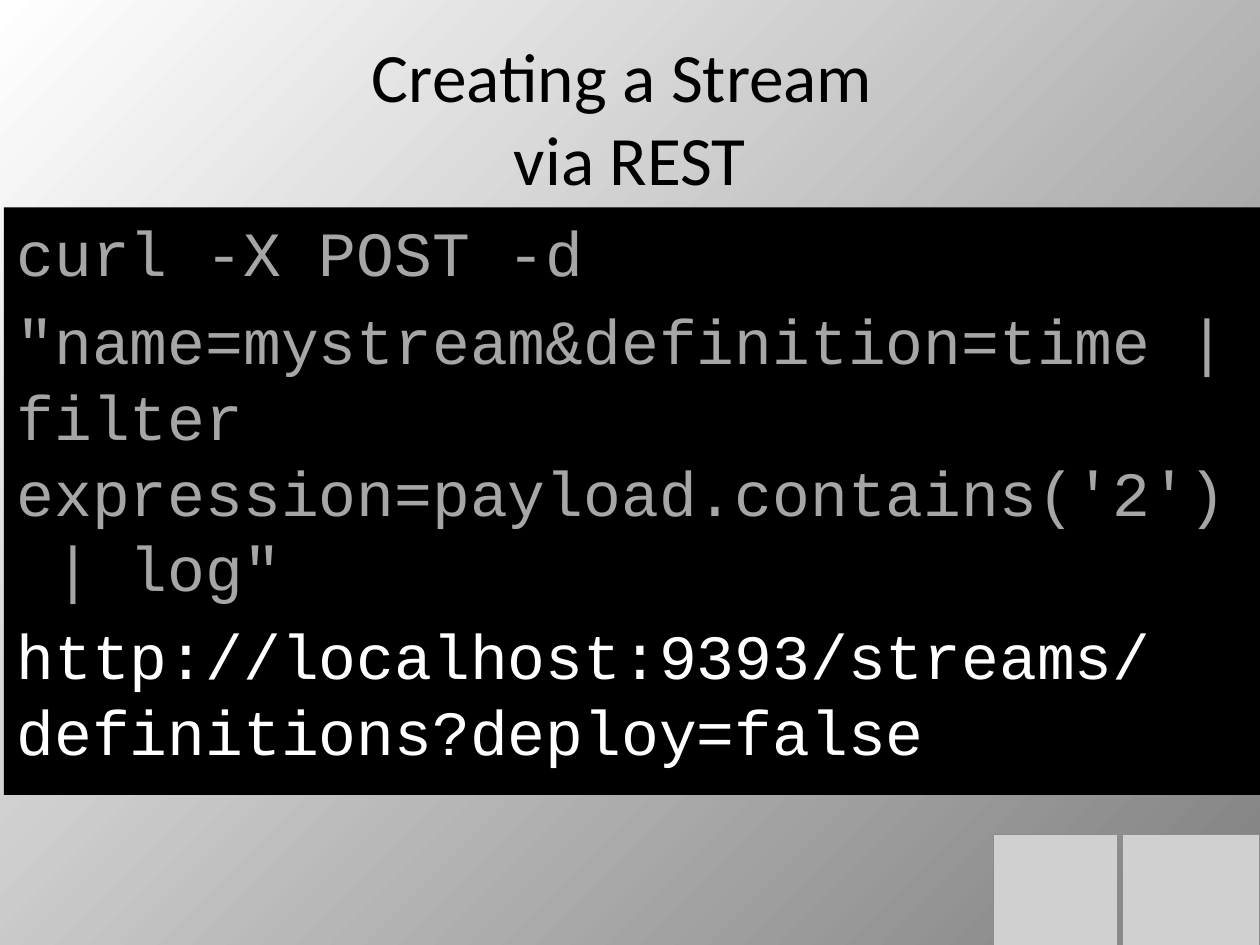
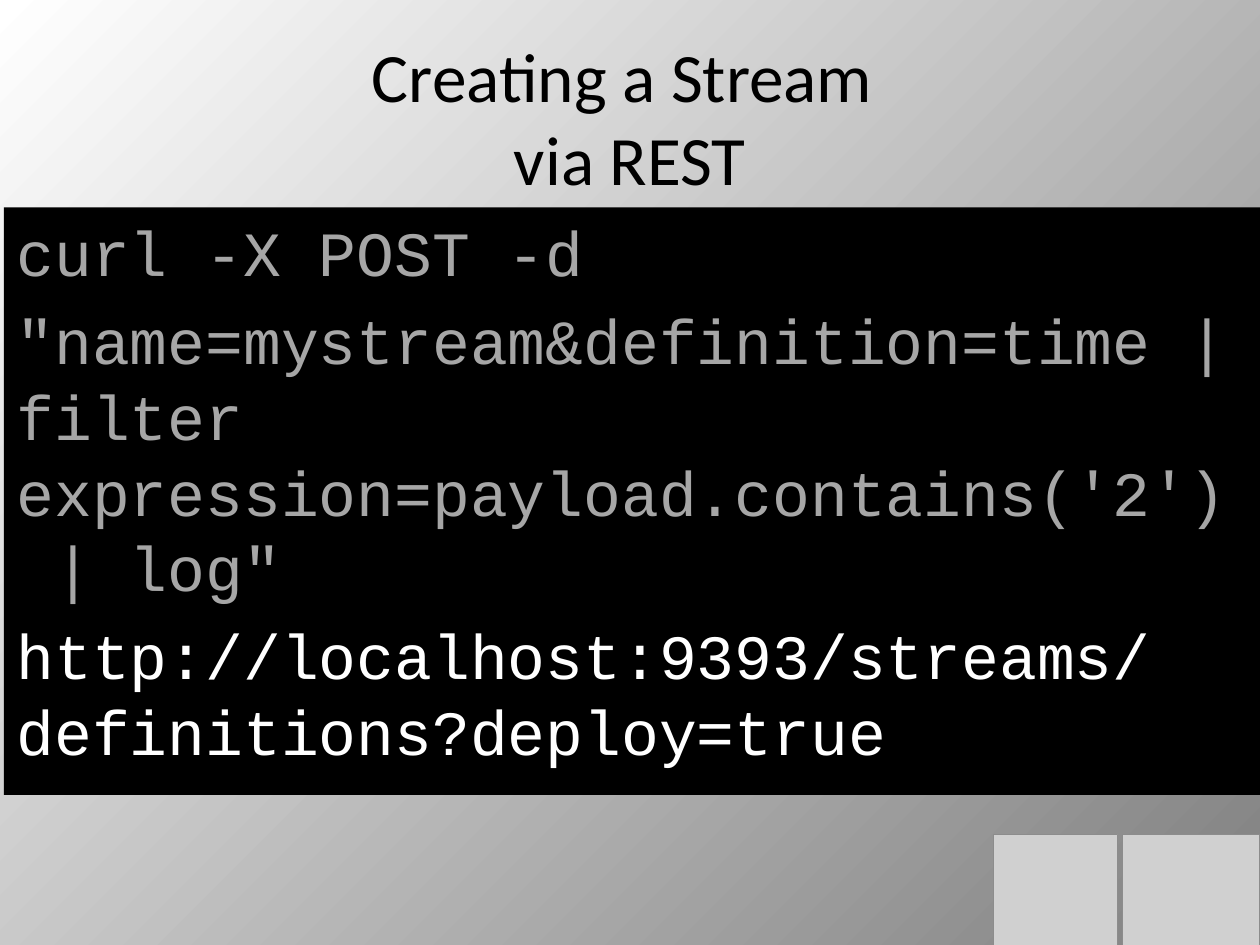
Before and after one commit to cppwfs/dataflowprimer, a slide deck: slide 20 of DataFlow1.pptx. Drawn at 1260x945 pixels with LibreOffice and Linux fonts; fonts in the diff are those of the drawing; grey boxes stand for pictures. Boxes give left, top, right and bottom in pixels: in the first picture for what was removed or moved away, otherwise in the second. Text is boxed around its words. In the diff, an @@ line names an element or a change of style, - is before the commit and + after.

Commit message:
updated slide deck

```diff
--- a/DataFlow1.pptx
+++ b/DataFlow1.pptx
@@ text at bbox=[16, 634, 1150, 768]: text changed @@
-http://localhost:9393/streams/definitions?deploy=false
+http://localhost:9393/streams/definitions?deploy=true
```
Also in this commit, not shown: 5 other slides changed.
